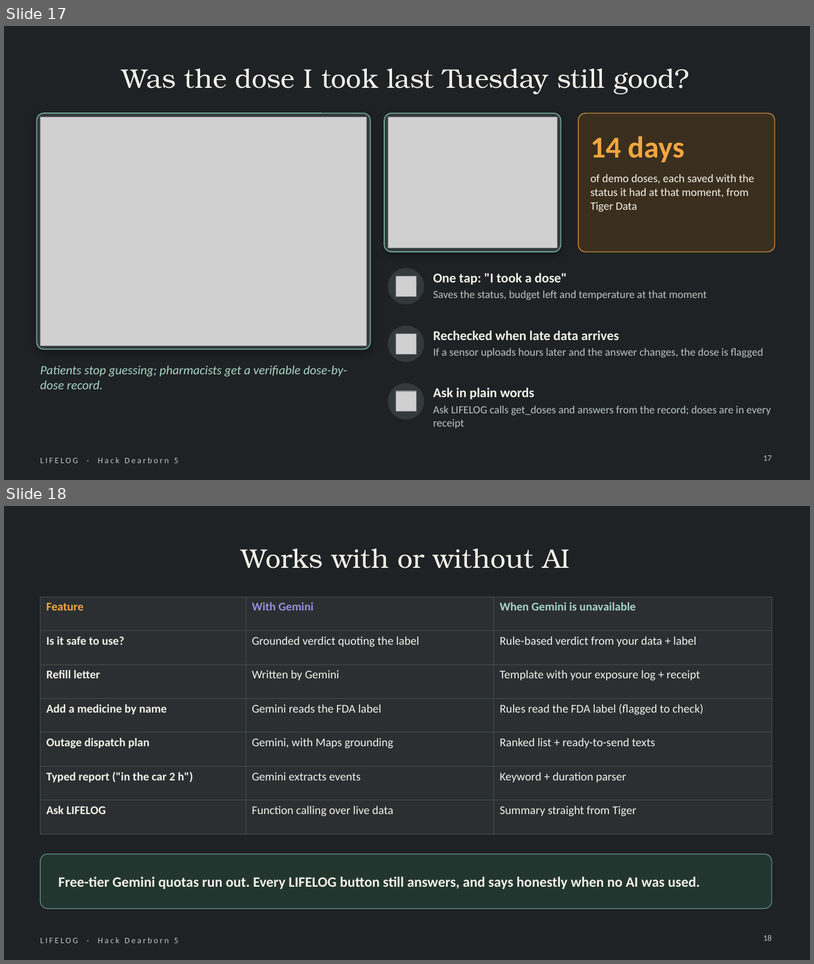
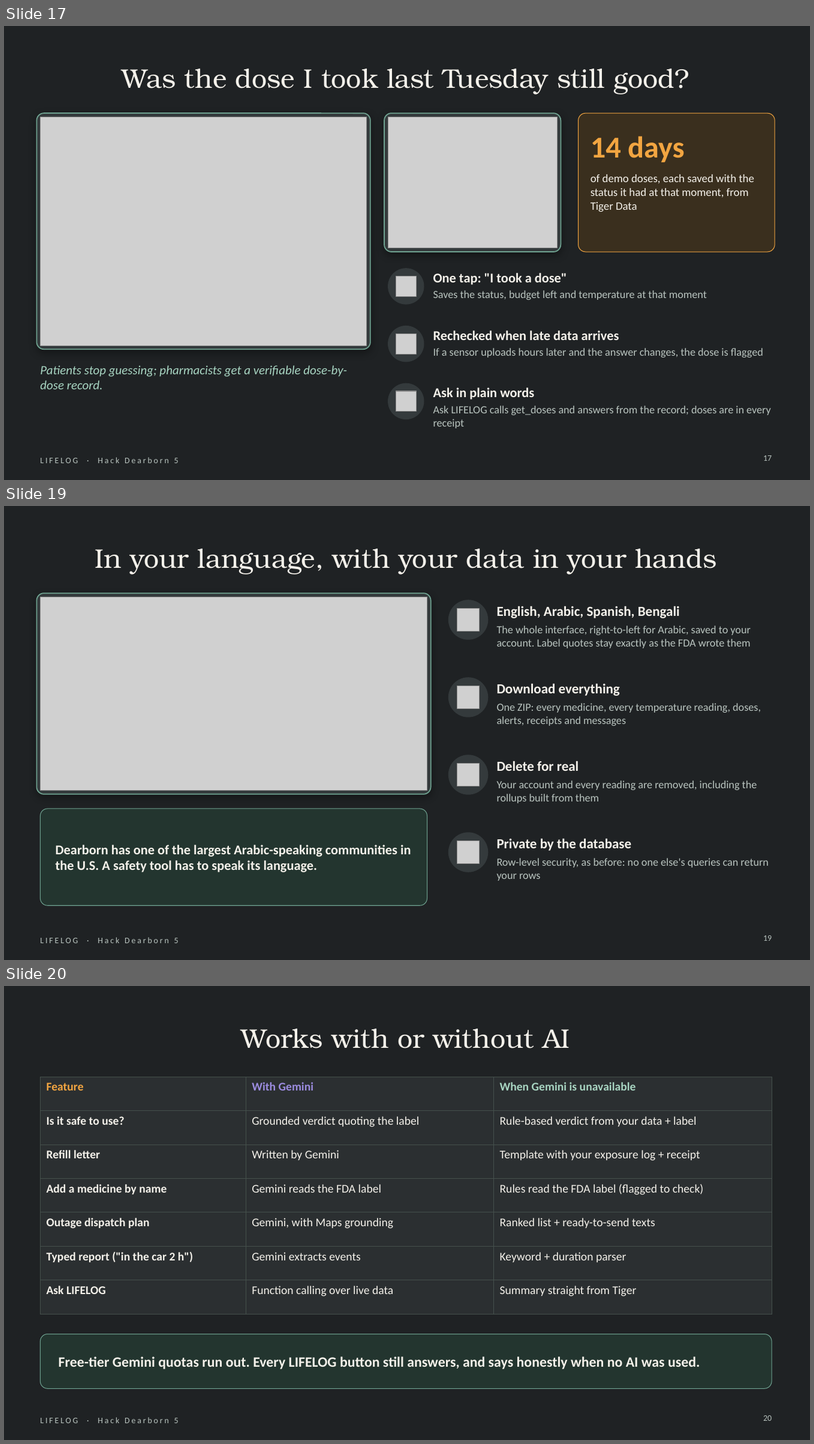
Before and after one commit to Manognya86/HackDearborn5, a slide deck: presentation/LIFELOG_HackDearborn5.pptx. Shown one above the other, each under a label of ours: slides 17 and 18 before the commit, slides 17, 19 and 20 after it; the slides between them are not shown. The pictures are 814x964 and 814x1444 pixels, drawn with LibreOffice and Linux fonts; fonts in the diff are those of the drawing; grey boxes stand for pictures. Boxes give left, top, right and bottom in pixels: in the first picture for what was removed or moved away, otherwise in the second. Text is boxed around its words. In the diff, an @@ line names an element or a change of style, - is before the commit and + after.

Commit message:
Deck: 25 slides with reaching-people and language/data-control slides, 24 medicines; fix reminders overlap and checkbox size

```diff
--- a/presentation/LIFELOG_HackDearborn5.pptx
+++ b/presentation/LIFELOG_HackDearborn5.pptx
@@ slide 19 added at [4,506,810,960], background #1F2224; not listed: 1 template element that a slide beside it also shows @@
@@ title added at [95,549,717,574], 32 pt, text #F4F1EA @@
+In your language, with your data in your hands
@@ rounded rectangle added at [36,593,431,794], fill #343A3C, outline #6FA391 1.25 pt @@
@@ picture added at [40,597,428,790] @@
@@ ellipse added at [449,600,489,640], fill #343A3C @@
@@ picture added at [458,609,480,631] @@
@@ text added at [497,606,680,618], 16.5 pt, text #F4F1EA, bold @@
+English, Arabic, Spanish, Bengali
@@ text added at [497,625,750,648], 13 pt, text #B9C4BF @@
+The whole interface, right-to-left for Arabic, saved to your account. Label quotes stay exactly as the FDA wrote them
@@ ellipse added at [449,677,489,717], fill #343A3C @@
@@ text added at [497,683,620,696], 16.5 pt, text #F4F1EA, bold @@
+Download everything
@@ picture added at [458,686,480,709] @@
@@ text added at [497,703,761,726], 13 pt, text #B9C4BF @@
+One ZIP: every medicine, every temperature reading, doses, alerts, receipts and messages
@@ ellipse added at [449,754,489,795], fill #343A3C @@
@@ picture added at [458,764,480,786] @@
@@ text added at [497,760,579,771], 16.5 pt, text #F4F1EA, bold @@
+Delete for real
@@ text added at [497,780,758,803], 13 pt, text #B9C4BF @@
+Your account and every reading are removed, including the rollups built from them
@@ rounded rectangle added at [40,808,428,905], fill #23352F, outline #6FA391 0.75 pt @@
@@ text added at [56,844,411,872], 16 pt, text #F4F1EA, bold @@
+Dearborn has one of the largest Arabic-speaking communities in the U.S. A safety tool has to speak its language.
@@ ellipse added at [449,832,489,872], fill #343A3C @@
@@ picture added at [458,841,480,864] @@
@@ text added at [497,838,632,850], 16.5 pt, text #F4F1EA, bold @@
+Private by the database
@@ text added at [497,858,769,880], 13 pt, text #B9C4BF @@
+Row-level security, as before: no one else's queries can return your rows
@@ page number added at [764,935,772,940], 10 pt, text #B9C4BF @@
+19
@@ what was slide 18 is now slide 20 @@
@@ page number at [764,1415,772,1420]: text changed @@
-18
+20
```
Also in this commit, not shown: 3 slides changed, 1 other slide added, 4 other files.
